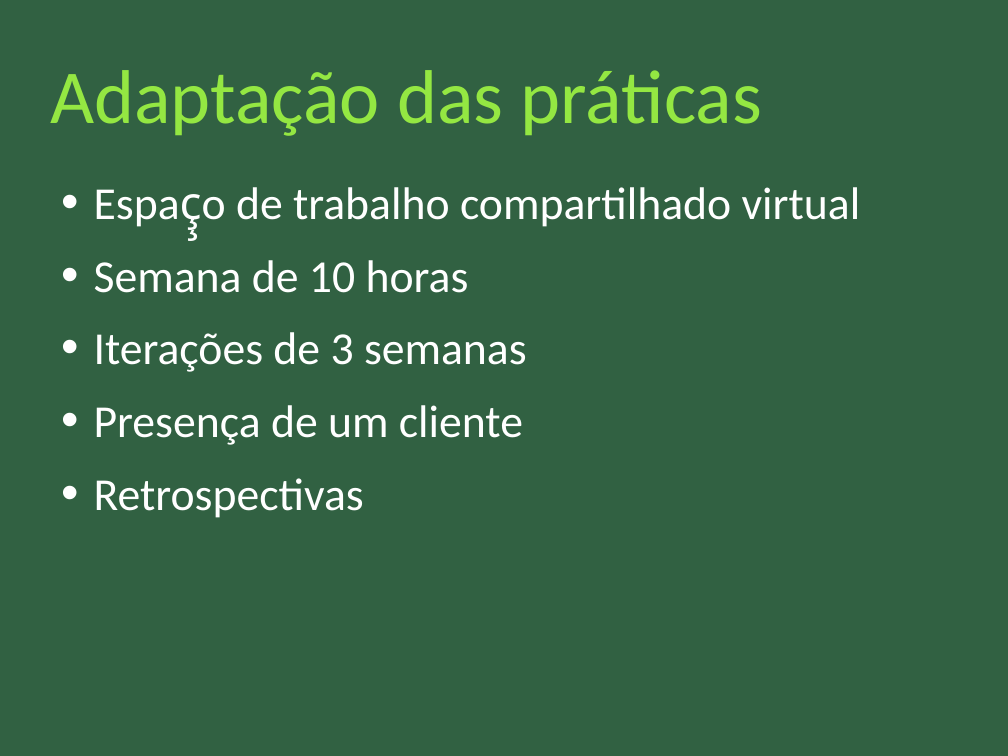
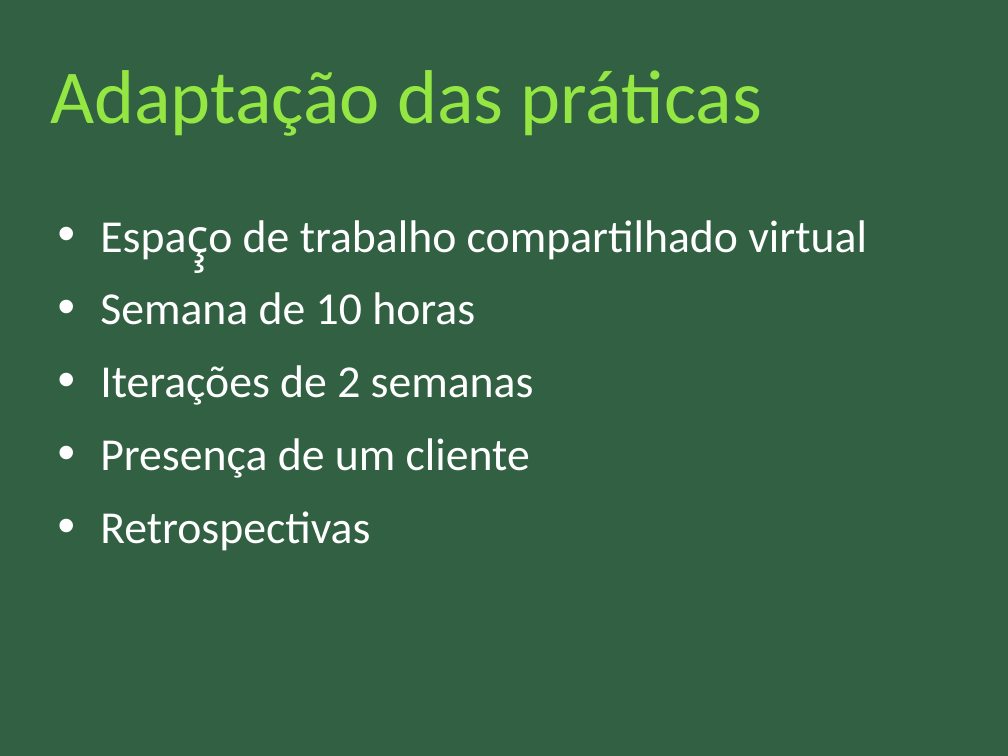
Before and after one commit to nathaliaspatricio/febracev, a slide deck: slide 19 of doc/atividades_psi/apresentacao_psi.odp (slide 3 before the commit). Drawn at 1008x756 pixels with LibreOffice and Linux fonts; fonts in the diff are those of the drawing. Boxes give left, top, right and bottom in pixels: in the first picture for what was removed or moved away, otherwise in the second. Text is boxed around its words. In the diff, an @@ line names an element or a change of style, - is before the commit and + after.

```diff
--- a/doc/atividades_psi/apresentacao_psi.odp
+++ b/doc/atividades_psi/apresentacao_psi.odp
@@ text "Espaç̧o de trabalho compartilhado virtual": place and size @@
-text "Espaç̧o de trabalho compartilhado virtual" at [94,187,861,518]
+text "Espaç̧o de trabalho compartilhado virtual" at [100,220,867,551]
@@ text at [100,365,534,405]: text changed @@
-• Iterações de 3 semanas
+• Iterações de 2 semanas
```
Also in this commit, not shown: 5 other slides changed, 28 slides added, 2 slides removed, 6 other files.
